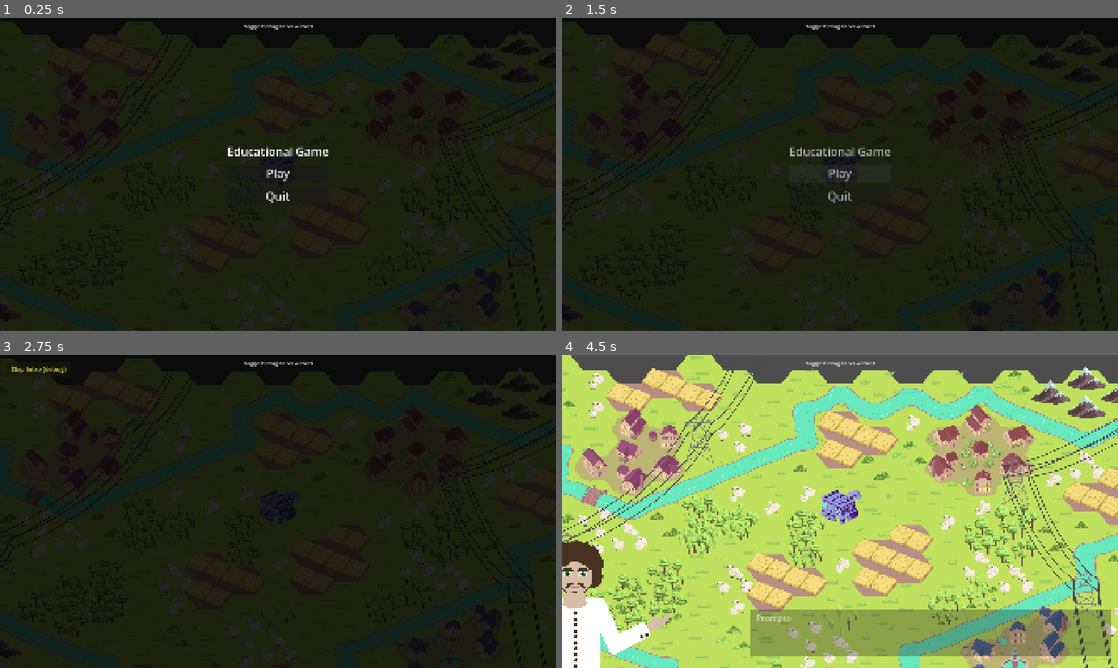
Above: before the commit, frames 1-4 (two rows, left to right).
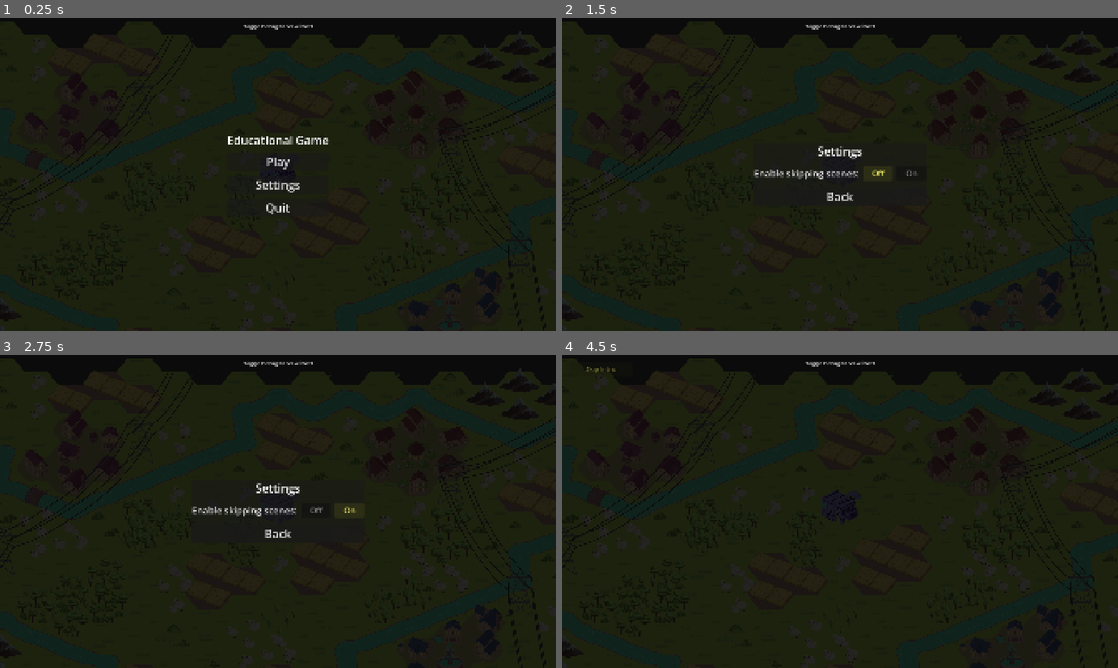
Above: after the commit, the same moments.

Repository: krishna3960/EducationTechnology
Game: Godot game, scene res://Scenes/menu.tscn
The game is run twice, just before and just after one commit, with the same random seed, the same clock (stepped at 60 frames per second) and the same inputs. The engine's default icon, where the game draws it, is replaced by a stand-in: a white triangle on a blue panel in a dark square.
Inputs (mouse positions are in pixels of both pictures, inside the frame that each line leads up to):
- Up to frame 1 (0.25 s): no input
- Up to frame 2 (1.5 s): click (840, 183) at 0.5 s, where only the run after the commit has a clickable "Settings"; click (878, 174) at 1.25 s, where only the run after the commit has a clickable "Off"
- Up to frame 3 (2.75 s): click (350, 511) at 2 s, where only the run after the commit has a clickable "On"
- Up to frame 4 (4.5 s): click (840, 533) at 2.75 s, where only the run after the commit has a clickable "Back"; click (840, 498) at 3.5 s, where only the run after the commit has a clickable "Play"; click (600, 367) at 4.25 s, where only the run before the commit has a clickable "Skip Intro (debug)"

The runs differ from the first frame. In frame 1, 1.1% of the frame differs, in the area x 41-60%, y 37-63%; in frame 2, 0.8%; in frame 3, 0.7%; in frame 4, 100%, in the area x 0-100%, y 0-100%.

Commit message:
added a skip button to force change scenes enabled through the settings tab

Diff:
--- a/educational-game/Scenes/Stages/01_intro_stage.tscn
+++ b/educational-game/Scenes/Stages/01_intro_stage.tscn
@@ -55,15 +55,6 @@
 
 [node name="UILayer" type="CanvasLayer" parent="." unique_id=-2061257295]
 
-[node name="DebugSkipButton" type="Button" parent="UILayer" unique_id=-2061257294]
-modulate = Color(1, 1, 0.4, 1)
-z_index = 200
-offset_left = 24.0
-offset_top = 24.0
-offset_right = 244.0
-offset_bottom = 72.0
-theme_override_font_sizes/font_size = 22
-text = "Skip Intro (debug)"
 
 [node name="Control_intro" type="Control" parent="UILayer" unique_id=1903783701]
 layout_mode = 3
@@ -183,7 +174,6 @@
 theme_override_styles/hover = SubResource("StyleBoxFlat_ecit4")
 text = "X"
 
-[connection signal="pressed" from="UILayer/DebugSkipButton" to="." method="_start_scene_1"]
 [connection signal="pressed" from="UILayer/Control_intro/Button" to="." method="_button_pressed"]
 [connection signal="pressed" from="UILayer/Control_intro/UserConsentButton" to="." method="_on_user_consent_button_pressed"]
 [connection signal="pressed" from="UILayer/StartButtonHolder/Button_to_stage_1" to="." method="_start_scene_1"]
--- a/educational-game/Scenes/menu.tscn
+++ b/educational-game/Scenes/menu.tscn
@@ -49,11 +49,66 @@
 theme_override_font_sizes/font_size = 40
 text = "Play"
 
+[node name="SettingsButton" type="Button" parent="UILayer/CenterContainer/VBoxContainer"]
+custom_minimum_size = Vector2(200, 50)
+layout_mode = 2
+theme_override_font_sizes/font_size = 40
+text = "Settings"
+
 [node name="QuitButton" type="Button" parent="UILayer/CenterContainer/VBoxContainer" unique_id=678476123]
 custom_minimum_size = Vector2(200, 50)
 layout_mode = 2
 theme_override_font_sizes/font_size = 40
 text = "Quit"
 
+[node name="SettingsPanel" type="PanelContainer" parent="UILayer/CenterContainer"]
+visible = false
+layout_mode = 2
+custom_minimum_size = Vector2(500, 0)
+
+[node name="VBox" type="VBoxContainer" parent="UILayer/CenterContainer/SettingsPanel"]
+layout_mode = 2
+theme_override_constants/separation = 24
+
+[node name="Title" type="Label" parent="UILayer/CenterContainer/SettingsPanel/VBox"]
+layout_mode = 2
+theme_override_font_sizes/font_size = 40
+text = "Settings"
+horizontal_alignment = 1
+
+[node name="SkipRow" type="HBoxContainer" parent="UILayer/CenterContainer/SettingsPanel/VBox"]
+layout_mode = 2
+custom_minimum_size = Vector2(0, 50)
+alignment = 1
+theme_override_constants/separation = 16
+
+[node name="Label" type="Label" parent="UILayer/CenterContainer/SettingsPanel/VBox/SkipRow"]
+layout_mode = 2
+theme_override_font_sizes/font_size = 32
+theme_override_colors/font_color = Color(0.9, 0.9, 0.9, 1)
+text = "Enable skipping scenes:"
+
+[node name="FalseButton" type="Button" parent="UILayer/CenterContainer/SettingsPanel/VBox/SkipRow"]
+layout_mode = 2
+custom_minimum_size = Vector2(100, 40)
+theme_override_font_sizes/font_size = 28
+text = "Off"
+
+[node name="TrueButton" type="Button" parent="UILayer/CenterContainer/SettingsPanel/VBox/SkipRow"]
+layout_mode = 2
+custom_minimum_size = Vector2(100, 40)
+theme_override_font_sizes/font_size = 28
+text = "On"
+
+[node name="BackButton" type="Button" parent="UILayer/CenterContainer/SettingsPanel/VBox"]
+custom_minimum_size = Vector2(200, 50)
+layout_mode = 2
+theme_override_font_sizes/font_size = 40
+text = "Back"
+
 [connection signal="pressed" from="UILayer/CenterContainer/VBoxContainer/PlayButton" to="." method="_on_play_pressed"]
+[connection signal="pressed" from="UILayer/CenterContainer/VBoxContainer/SettingsButton" to="." method="_on_settings_pressed"]
 [connection signal="pressed" from="UILayer/CenterContainer/VBoxContainer/QuitButton" to="." method="_on_quit_pressed"]
+[connection signal="pressed" from="UILayer/CenterContainer/SettingsPanel/VBox/SkipRow/FalseButton" to="." method="_on_skip_false"]
+[connection signal="pressed" from="UILayer/CenterContainer/SettingsPanel/VBox/SkipRow/TrueButton" to="." method="_on_skip_true"]
+[connection signal="pressed" from="UILayer/CenterContainer/SettingsPanel/VBox/BackButton" to="." method="_on_settings_back_pressed"]
--- a/educational-game/Scripts/managers/game_state.gd
+++ b/educational-game/Scripts/managers/game_state.gd
@@ -4,6 +4,8 @@
 
 enum LandLocation { NONE, FIRST, SECOND, THIRD, FOURTH }
 
+var skip_scenes_enabled: bool = true
+var user_consented: bool = false
 var electricity_choice: String = ""
 var current_stage_index: int = 0
 var land_location: LandLocation = LandLocation.NONE
--- a/educational-game/Scripts/managers/stage_manager.gd
+++ b/educational-game/Scripts/managers/stage_manager.gd
@@ -12,10 +12,70 @@
 var _ts_started: float = 0.0
 var _debug_label_current: Label
 var _debug_label_next: Label
+
+var _skip_canvas: CanvasLayer
+var _skip_btn: Button
+const _SKIP_TARGETS: Array = [
+	{"label": "Skip Intro", "stage_name": "1_land_choice_stage"},
+	{"label": "Skip to Classroom", "stage_name": "04_classroom_tscn"},
+]
+var _skip_index: int = 0
+
 func _ready() -> void:
 	var section : VBoxContainer = Debug.add_section("Stage Manager")
 	_debug_label_current = Debug.add_label("", section)
 	_debug_label_next = Debug.add_label("", section)
+	if GameState.skip_scenes_enabled:
+		_create_skip_button()
+	_advance()
+
+func _create_skip_button() -> void:
+	_skip_canvas = CanvasLayer.new()
+	_skip_canvas.layer = 100
+	add_child(_skip_canvas)
+	_skip_btn = Button.new()
+	_skip_btn.text = _SKIP_TARGETS[0]["label"]
+	_skip_btn.modulate = Color(1, 1, 0.4, 1)
+	_skip_btn.z_index = 200
+	_skip_btn.offset_left = 24.0
+	_skip_btn.offset_top = 24.0
+	_skip_btn.offset_right = 244.0
+	_skip_btn.offset_bottom = 72.0
+	_skip_btn.add_theme_font_size_override("font_size", 22)
+	_skip_btn.disabled = not GameState.user_consented
+	_skip_canvas.add_child(_skip_btn)
+	_skip_btn.pressed.connect(_on_skip_pressed)
+
+func _process(_delta: float) -> void:
+	if _skip_btn != null and _skip_btn.disabled and GameState.user_consented:
+		_skip_btn.disabled = false
+
+func _on_skip_pressed() -> void:
+	if _skip_index >= _SKIP_TARGETS.size():
+		return
+	var target_name: String = _SKIP_TARGETS[_skip_index]["stage_name"]
+	var target_idx: int = -1
+	for i in stages.size():
+		if stages[i].resource_path.get_file().get_basename() == target_name:
+			target_idx = i
+			break
+	if target_idx == -1 or target_idx <= _index:
+		return
+	_skip_to(target_idx)
+	_skip_index += 1
+	if _skip_index < _SKIP_TARGETS.size():
+		_skip_btn.text = _SKIP_TARGETS[_skip_index]["label"]
+	else:
+		_skip_btn.hide()
+
+func _skip_to(target_idx: int) -> void:
+	if _current:
+		if _current.finished.is_connected(_advance):
+			_current.finished.disconnect(_advance)
+		_current._stage_end()
+		_current.queue_free()
+		_current = null
+	_index = target_idx - 1
 	_advance()
 ## Move to the next stage
 func _advance() -> void:
--- a/educational-game/Scripts/menu.gd
+++ b/educational-game/Scripts/menu.gd
@@ -47,5 +47,30 @@
 	add_child(_STAGE_MANAGER_SCENE.instantiate())
 
 
+func _on_settings_pressed() -> void:
+	$UILayer/CenterContainer/VBoxContainer.visible = false
+	$UILayer/CenterContainer/SettingsPanel.visible = true
+	_update_skip_buttons()
+
+func _on_settings_back_pressed() -> void:
+	$UILayer/CenterContainer/SettingsPanel.visible = false
+	$UILayer/CenterContainer/VBoxContainer.visible = true
+
+func _on_skip_false() -> void:
+	GameState.skip_scenes_enabled = false
+	_update_skip_buttons()
+
+func _on_skip_true() -> void:
+	GameState.skip_scenes_enabled = true
+	_update_skip_buttons()
+
+func _update_skip_buttons() -> void:
+	var false_btn: Button = $UILayer/CenterContainer/SettingsPanel/VBox/SkipRow/FalseButton
+	var true_btn: Button = $UILayer/CenterContainer/SettingsPanel/VBox/SkipRow/TrueButton
+	var active := Color(1.0, 1.0, 0.4, 1.0)
+	var inactive := Color(0.6, 0.6, 0.6, 1.0)
+	false_btn.modulate = inactive if GameState.skip_scenes_enabled else active
+	true_btn.modulate = active if GameState.skip_scenes_enabled else inactive
+
 func _on_quit_pressed() -> void:
 	get_tree().quit()
--- a/educational-game/Scripts/stages/01_intro_stage.gd
+++ b/educational-game/Scripts/stages/01_intro_stage.gd
@@ -48,8 +48,6 @@
 	get_node("UILayer/Control_intro/UserConsentButton").visible = false
 	get_node("CanvasLayer/HintButton").visible = false
 
-	get_node("UILayer/DebugSkipButton").visible = OS.is_debug_build()
-
 	timer = Timer.new()
 	add_child(timer)
 
@@ -70,6 +68,7 @@
 
 
 func _on_user_consent_button_pressed() -> void:
+	GameState.user_consented = true
 	label = get_node("UILayer/Control_intro/RichTextLabel")
 
 	label.clear()
